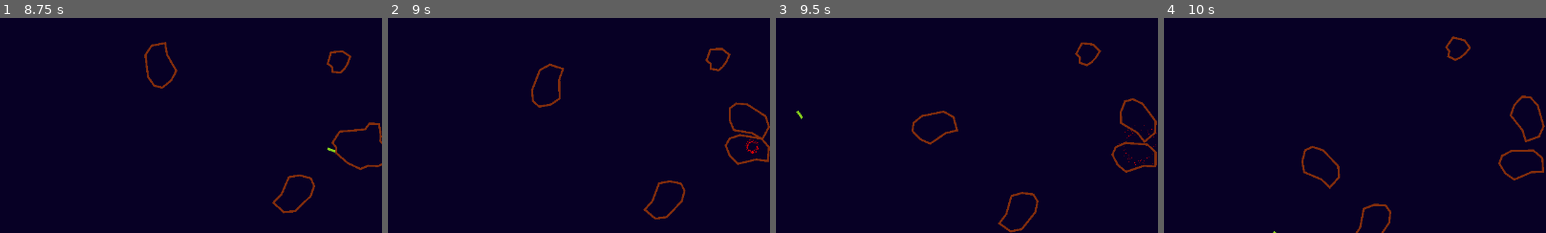
Above: before the commit, frames 1-4 (left to right).
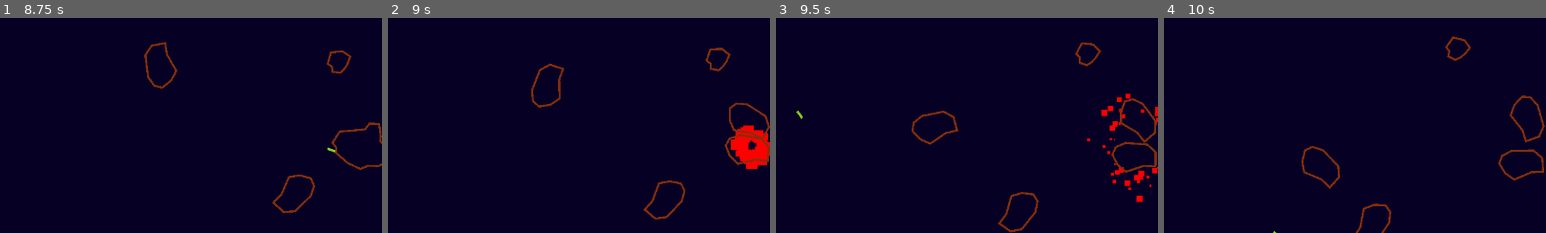
Above: after the commit, the same moments.

Repository: Ropusch/space_shoot_game
Game: Godot game, scene res://Main_scene/main.tscn
Two runs of this game, one before a commit and one after it. Both use one fixed random seed, a clock stepped at 60 frames per second and the inputs below.
Inputs:
- Up to frame 1 (8.75 s): tap Enter at 0.5 s; hold D (RIGHT) 0.53-1.28 s; hold Space (SHOT) 0.53-1.28 s; hold A (LEFT) 1.28-2.03 s; tap Space (SHOT) every 1.5 s from 1.35 to 7.35 s; hold Space (SHOT) 2.03-2.78 s; hold D (RIGHT) 2.03-3.53 s; hold Space (SHOT) 3.53-4.28 s; hold A (LEFT) 3.53-5.78 s; hold Space (SHOT) 5.03-5.78 s; hold D (RIGHT) 5.78-8.03 s; hold Space (SHOT) 6.53-7.28 s; hold A (LEFT) from 8.03 s (still down); hold Space (SHOT) from 8.03 s (still down)
- Up to frame 2 (9 s): keep holding A (LEFT); release Space (SHOT) at 8.78 s; tap Space (SHOT) at 8.85 s
- Up to frame 3 (9.5 s): keep holding A (LEFT)
- Up to frame 4 (10 s): release A (LEFT) at 9.53 s; hold D (RIGHT) from 9.53 s (still down); hold Space (SHOT) from 9.53 s (still down)
The pictures show only the part of the screen within x 50-100%, y 50-100%; the shares and areas given below are measured in that part.

Frame 1 is identical in both runs. In frame 2, 1.3% of the frame differs, in the area x 89-100%, y 49-71%; in frame 3, 0.8%; in frame 4, nothing differs.

Commit message:
added sound effects

Diff:
--- a/Main_scene/asteroids/asteroid.gd
+++ b/Main_scene/asteroids/asteroid.gd
@@ -44,8 +44,11 @@
 	collision_polygon_2d.polygon = asteroid_polygons[size]
 	line_2d.points = asteroid_polygons[size]
 
-	#TODO particle
+	asteroids_particles_2d.scale_amount_min += size
+	asteroids_particles_2d.scale_amount_max += size
 
+	asteroids_particles_2d.initial_velocity_min *= (float(size)+2)/2
+	asteroids_particles_2d.initial_velocity_max *= (float(size)+2)/2
 
 func _physics_process(delta: float) -> void:
 	space_wrap()
@@ -72,4 +75,5 @@
 
 
 func destroy():
+	$explosion_sfs_player.play(0.4)
 	animation_player.play("explosion")
--- a/Main_scene/asteroids/asteroid.tscn
+++ b/Main_scene/asteroids/asteroid.tscn
@@ -1,6 +1,60 @@
-[gd_scene load_steps=5 format=3 uid="uid://cfk36bntcatic"]
+[gd_scene load_steps=7 format=3 uid="uid://cfk36bntcatic"]
 
 [ext_resource type="Script" uid="uid://dbulowkinoar2" path="res://Main_scene/asteroids/asteroid.gd" id="1_6paju"]
+[ext_resource type="AudioStream" uid="uid://cx0jtwtdrbjya" path="res://assets/mixkit-arcade-game-explosion-1699.wav" id="2_clbbg"]
+
+[sub_resource type="Animation" id="Animation_clbbg"]
+length = 0.001
+tracks/0/type = "value"
+tracks/0/imported = false
+tracks/0/enabled = true
+tracks/0/path = NodePath("Asteroids_Particles2D:emitting")
+tracks/0/interp = 1
+tracks/0/loop_wrap = true
+tracks/0/keys = {
+"times": PackedFloat32Array(0),
+"transitions": PackedFloat32Array(1),
+"update": 1,
+"values": [true]
+}
+tracks/1/type = "value"
+tracks/1/imported = false
+tracks/1/enabled = true
+tracks/1/path = NodePath("CollisionPolygon2D:disabled")
+tracks/1/interp = 1
+tracks/1/loop_wrap = true
+tracks/1/keys = {
+"times": PackedFloat32Array(0),
+"transitions": PackedFloat32Array(1),
+"update": 1,
+"values": [false]
+}
+tracks/2/type = "value"
+tracks/2/imported = false
+tracks/2/enabled = false
+tracks/2/path = NodePath("explosion_sfs_player:playing")
+tracks/2/interp = 1
+tracks/2/loop_wrap = true
+tracks/2/keys = {
+"times": PackedFloat32Array(-0.4),
+"transitions": PackedFloat32Array(1),
+"update": 1,
+"values": [true]
+}
+tracks/3/type = "method"
+tracks/3/imported = false
+tracks/3/enabled = false
+tracks/3/path = NodePath("explosion_sfs_player")
+tracks/3/interp = 1
+tracks/3/loop_wrap = true
+tracks/3/keys = {
+"times": PackedFloat32Array(0),
+"transitions": PackedFloat32Array(1),
+"values": [{
+"args": [0.4],
+"method": &"play"
+}]
+}
 
 [sub_resource type="Animation" id="Animation_6paju"]
 resource_name = "explosion"
@@ -56,50 +110,16 @@
 "values": [false]
 }
 
-[sub_resource type="Animation" id="Animation_clbbg"]
-length = 0.001
-tracks/0/type = "value"
-tracks/0/imported = false
-tracks/0/enabled = true
-tracks/0/path = NodePath("Asteroids_Particles2D:emitting")
-tracks/0/interp = 1
-tracks/0/loop_wrap = true
-tracks/0/keys = {
-"times": PackedFloat32Array(0),
-"transitions": PackedFloat32Array(1),
-"update": 1,
-"values": [true]
-}
-tracks/1/type = "value"
-tracks/1/imported = false
-tracks/1/enabled = true
-tracks/1/path = NodePath("CollisionPolygon2D:disabled")
-tracks/1/interp = 1
-tracks/1/loop_wrap = true
-tracks/1/keys = {
-"times": PackedFloat32Array(0),
-"transitions": PackedFloat32Array(1),
-"update": 1,
-"values": [false]
-}
-tracks/2/type = "value"
-tracks/2/imported = false
-tracks/2/enabled = true
-tracks/2/path = NodePath("Line2D:visible")
-tracks/2/interp = 1
-tracks/2/loop_wrap = true
-tracks/2/keys = {
-"times": PackedFloat32Array(0),
-"transitions": PackedFloat32Array(1),
-"update": 1,
-"values": [true]
-}
-
 [sub_resource type="AnimationLibrary" id="AnimationLibrary_b1ee3"]
 _data = {
 &"RESET": SubResource("Animation_clbbg"),
 &"explosion": SubResource("Animation_6paju")
 }
+
+[sub_resource type="Curve" id="Curve_6paju"]
+_limits = [0.0, 4.0, 0.0, 1.0]
+_data = [Vector2(0.00564972, 4), 0.0, 0.0, 0, 0, Vector2(1, 0.473304), -3.54673, 0.0, 0, 0]
+point_count = 2
 
 [node name="asteroid" type="RigidBody2D" groups=["astreoids"]]
 collision_layer = 3
@@ -131,7 +151,7 @@
 }
 
 [node name="Asteroids_Particles2D" type="CPUParticles2D" parent="."]
-amount = 150
+amount = 100
 lifetime = 1.2
 one_shot = true
 explosiveness = 1.0
@@ -143,6 +163,12 @@
 initial_velocity_max = 50.0
 damping_min = 1.0
 damping_max = 1.0
+scale_amount_max = 2.0
+scale_amount_curve = SubResource("Curve_6paju")
 color = Color(1, 0, 0, 1)
 
+[node name="explosion_sfs_player" type="AudioStreamPlayer2D" parent="."]
+stream = ExtResource("2_clbbg")
+volume_db = -4.0
+
 [connection signal="body_entered" from="." to="." method="_on_body_entered"]
--- a/Ship/ship.gd
+++ b/Ship/ship.gd
@@ -2,6 +2,7 @@
 
 @onready var hull: Line2D = $hull
 @onready var animation_player: AnimationPlayer = $AnimationPlayer
+@onready var pew_pew_player: AudioStreamPlayer2D = $pew_pew_player
 
 const BULLET = preload("uid://dlixkppfvsxrk")
 
@@ -42,6 +43,8 @@
 
 
 func shot():
+	pew_pew_player.play(0.0)
+
 	var bullet = BULLET.instantiate()
 	get_tree().current_scene.add_child(bullet)
 	bullet.global_rotation = rotation
@@ -60,8 +63,6 @@
 
 func collision():
 	LIFES -= 1
-	#TODO particle!!!!!
 	if LIFES <= 0:
-		#await get_tree().create_timer(0.5).timeout
-		#emit_signal("ship_died")
+		$explosion_player.play(0.0)
 		animation_player.play("explosion")
--- a/Ship/ship.tscn
+++ b/Ship/ship.tscn
@@ -1,6 +1,71 @@
-[gd_scene load_steps=5 format=3 uid="uid://c6pdxhsc0epy1"]
+[gd_scene load_steps=8 format=3 uid="uid://c6pdxhsc0epy1"]
 
 [ext_resource type="Script" uid="uid://def3x8hcoogo0" path="res://Ship/ship.gd" id="1_q4ev1"]
+[ext_resource type="AudioStream" uid="uid://c54qgdwchmkr1" path="res://assets/mixkit-explosion-in-battle-2809.wav" id="2_edrfk"]
+[ext_resource type="AudioStream" uid="uid://dq3hrrc1bdvqd" path="res://assets/mixkit-short-laser-gun-shot-1670.wav" id="2_q4ev1"]
+
+[sub_resource type="Animation" id="Animation_q4ev1"]
+length = 0.001
+tracks/0/type = "value"
+tracks/0/imported = false
+tracks/0/enabled = true
+tracks/0/path = NodePath("hull:visible")
+tracks/0/interp = 1
+tracks/0/loop_wrap = true
+tracks/0/keys = {
+"times": PackedFloat32Array(0),
+"transitions": PackedFloat32Array(1),
+"update": 1,
+"values": [true]
+}
+tracks/1/type = "value"
+tracks/1/imported = false
+tracks/1/enabled = true
+tracks/1/path = NodePath("detector:monitoring")
+tracks/1/interp = 1
+tracks/1/loop_wrap = true
+tracks/1/keys = {
+"times": PackedFloat32Array(0),
+"transitions": PackedFloat32Array(1),
+"update": 1,
+"values": [true]
+}
+tracks/2/type = "value"
+tracks/2/imported = false
+tracks/2/enabled = true
+tracks/2/path = NodePath("detector:monitorable")
+tracks/2/interp = 1
+tracks/2/loop_wrap = true
+tracks/2/keys = {
+"times": PackedFloat32Array(0),
+"transitions": PackedFloat32Array(1),
+"update": 1,
+"values": [true]
+}
+tracks/3/type = "value"
+tracks/3/imported = false
+tracks/3/enabled = true
+tracks/3/path = NodePath("CollisionPolygon2D:disabled")
+tracks/3/interp = 1
+tracks/3/loop_wrap = true
+tracks/3/keys = {
+"times": PackedFloat32Array(0),
+"transitions": PackedFloat32Array(1),
+"update": 1,
+"values": [false]
+}
+tracks/4/type = "value"
+tracks/4/imported = false
+tracks/4/enabled = true
+tracks/4/path = NodePath("Asteroids_Particles2D:emitting")
+tracks/4/interp = 1
+tracks/4/loop_wrap = true
+tracks/4/keys = {
+"times": PackedFloat32Array(0),
+"transitions": PackedFloat32Array(1),
+"update": 1,
+"values": [false]
+}
 
 [sub_resource type="Animation" id="Animation_1p84g"]
 resource_name = "explosion"
@@ -97,74 +162,15 @@
 "values": [true]
 }
 
-[sub_resource type="Animation" id="Animation_q4ev1"]
-length = 0.001
-tracks/0/type = "value"
-tracks/0/imported = false
-tracks/0/enabled = true
-tracks/0/path = NodePath("hull:visible")
-tracks/0/interp = 1
-tracks/0/loop_wrap = true
-tracks/0/keys = {
-"times": PackedFloat32Array(0),
-"transitions": PackedFloat32Array(1),
-"update": 1,
-"values": [true]
-}
-tracks/1/type = "value"
-tracks/1/imported = false
-tracks/1/enabled = true
-tracks/1/path = NodePath("detector:monitoring")
-tracks/1/interp = 1
-tracks/1/loop_wrap = true
-tracks/1/keys = {
-"times": PackedFloat32Array(0),
-"transitions": PackedFloat32Array(1),
-"update": 1,
-"values": [true]
-}
-tracks/2/type = "value"
-tracks/2/imported = false
-tracks/2/enabled = true
-tracks/2/path = NodePath("detector:monitorable")
-tracks/2/interp = 1
-tracks/2/loop_wrap = true
-tracks/2/keys = {
-"times": PackedFloat32Array(0),
-"transitions": PackedFloat32Array(1),
-"update": 1,
-"values": [true]
-}
-tracks/3/type = "value"
-tracks/3/imported = false
-tracks/3/enabled = true
-tracks/3/path = NodePath("CollisionPolygon2D:disabled")
-tracks/3/interp = 1
-tracks/3/loop_wrap = true
-tracks/3/keys = {
-"times": PackedFloat32Array(0),
-"transitions": PackedFloat32Array(1),
-"update": 1,
-"values": [false]
-}
-tracks/4/type = "value"
-tracks/4/imported = false
-tracks/4/enabled = true
-tracks/4/path = NodePath("Asteroids_Particles2D:emitting")
-tracks/4/interp = 1
-tracks/4/loop_wrap = true
-tracks/4/keys = {
-"times": PackedFloat32Array(0),
-"transitions": PackedFloat32Array(1),
-"update": 1,
-"values": [false]
-}
-
 [sub_resource type="AnimationLibrary" id="AnimationLibrary_q4ev1"]
 _data = {
 &"RESET": SubResource("Animation_q4ev1"),
 &"explosion": SubResource("Animation_1p84g")
 }
+
+[sub_resource type="Curve" id="Curve_1p84g"]
+_data = [Vector2(0, 1), 0.0, 0.0, 0, 0, Vector2(1, 0.17773), 0.0, 0.0, 0, 0]
+point_count = 2
 
 [node name="Ship" type="RigidBody2D" groups=["ship"]]
 top_level = true
@@ -206,7 +212,7 @@
 
 [node name="Asteroids_Particles2D" type="CPUParticles2D" parent="."]
 emitting = false
-amount = 150
+amount = 100
 lifetime = 1.2
 one_shot = true
 explosiveness = 1.0
@@ -214,7 +220,18 @@
 direction = Vector2(0, 0)
 spread = 180.0
 gravity = Vector2(0, 0)
-initial_velocity_min = 30.0
-initial_velocity_max = 50.0
+initial_velocity_min = 40.0
+initial_velocity_max = 70.0
 damping_min = 1.0
 damping_max = 1.0
+scale_amount_min = 2.0
+scale_amount_max = 6.0
+scale_amount_curve = SubResource("Curve_1p84g")
+
+[node name="explosion_player" type="AudioStreamPlayer2D" parent="."]
+stream = ExtResource("2_edrfk")
+volume_db = 8.0
+
+[node name="pew_pew_player" type="AudioStreamPlayer2D" parent="."]
+stream = ExtResource("2_q4ev1")
+volume_db = 5.0
Not shown, added: assets/MyVeryOwnDeadShip.ogg.import
Not shown, added: assets/mixkit-arcade-game-explosion-1699.wav.import
Not shown, added: assets/mixkit-explosion-in-battle-2809.wav.import
Not shown, added: assets/mixkit-short-laser-gun-shot-1670.wav.import
Not shown, added: assets/mixkit-space-game-668.mp3.import
Binary file removed: assets/ship_01.ase
Not shown, added: assets/MyVeryOwnDeadShip.ogg
Not shown, added: assets/mixkit-arcade-game-explosion-1699.wav
Not shown, added: assets/mixkit-explosion-in-battle-2809.wav
Not shown, added: assets/mixkit-short-laser-gun-shot-1670.wav
Not shown, added: assets/mixkit-space-game-668.mp3
